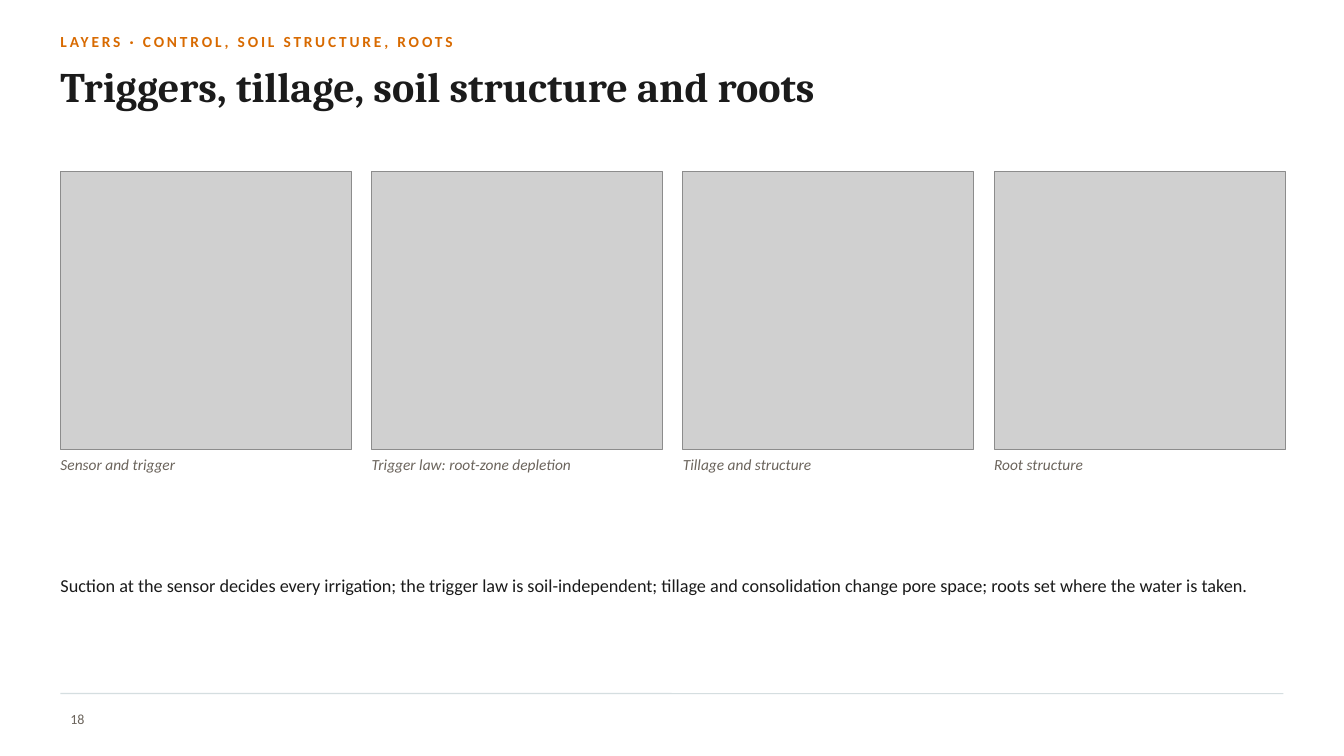
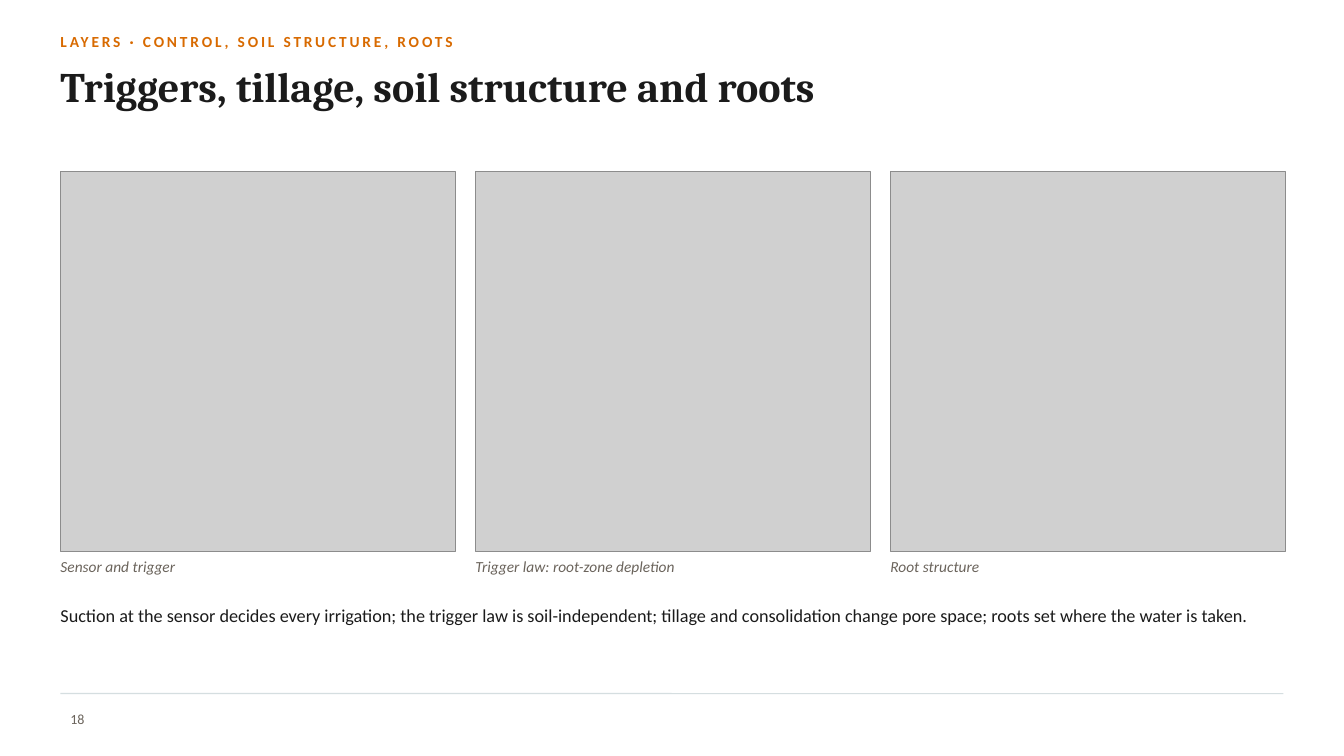
Before and after one commit to halilunaziru73-creator/Coupled-Water-Fluxes-Pore-Scale-Dynamics-Precision-Irrigation-Mulching-Feedback-Loops, a slide deck: slide 18 of Manuscripts/pdf/Supplementary/SWAFL_Presentation.pptx. Drawn at 1344x756 pixels with LibreOffice and Linux fonts; fonts in the diff are those of the drawing; grey boxes stand for pictures; background and template pictures are left out. Boxes give left, top, right and bottom in pixels: in the first picture for what was removed or moved away, otherwise in the second. Text is boxed around its words. In the diff, an @@ line names an element or a change of style, - is before the commit and + after.

Commit message:
Presentation: sharper double-resolution screenshots, larger figures

```diff
--- a/Manuscripts/pdf/Supplementary/SWAFL_Presentation.pptx
+++ b/Manuscripts/pdf/Supplementary/SWAFL_Presentation.pptx
@@ picture: place and size @@
-picture at box(60, 171, 352, 450)
+picture at box(60, 171, 456, 552)
@@ picture: place and size @@
-picture at box(372, 171, 663, 450)
+picture at box(476, 171, 871, 552)
@@ picture removed at box(684, 171, 975, 450) @@
@@ picture: place and size @@
-picture at box(994, 171, 1286, 450)
+picture at box(890, 171, 1286, 552)
@@ text removed at box(683, 459, 811, 473) @@
-Tillage and structure
@@ text "Sensor and trigger": place and size @@
-text "Sensor and trigger" at box(60, 459, 175, 473)
+text "Sensor and trigger" at box(60, 561, 175, 575)
@@ text "Trigger law: root-zone depletion": place and size @@
-text "Trigger law: root-zone depletion" at box(372, 459, 570, 473)
+text "Trigger law: root-zone depletion" at box(475, 561, 674, 575)
@@ text "Root structure": place and size @@
-text "Root structure" at box(994, 460, 1083, 470)
+text "Root structure" at box(890, 562, 979, 572)
@@ text "Suction at the sensor decides ...": place and size @@
-text "Suction at the sensor decides ..." at box(60, 579, 1247, 595)
+text "Suction at the sensor decides ..." at box(60, 609, 1247, 625)
```
Also in this commit, not shown: 11 other slides changed.
